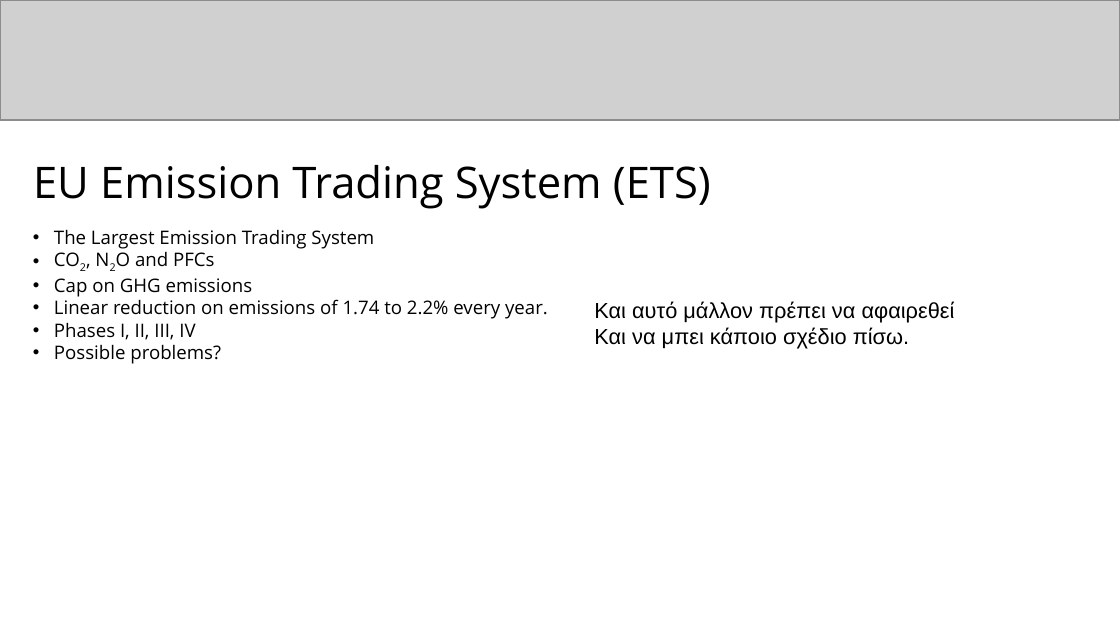
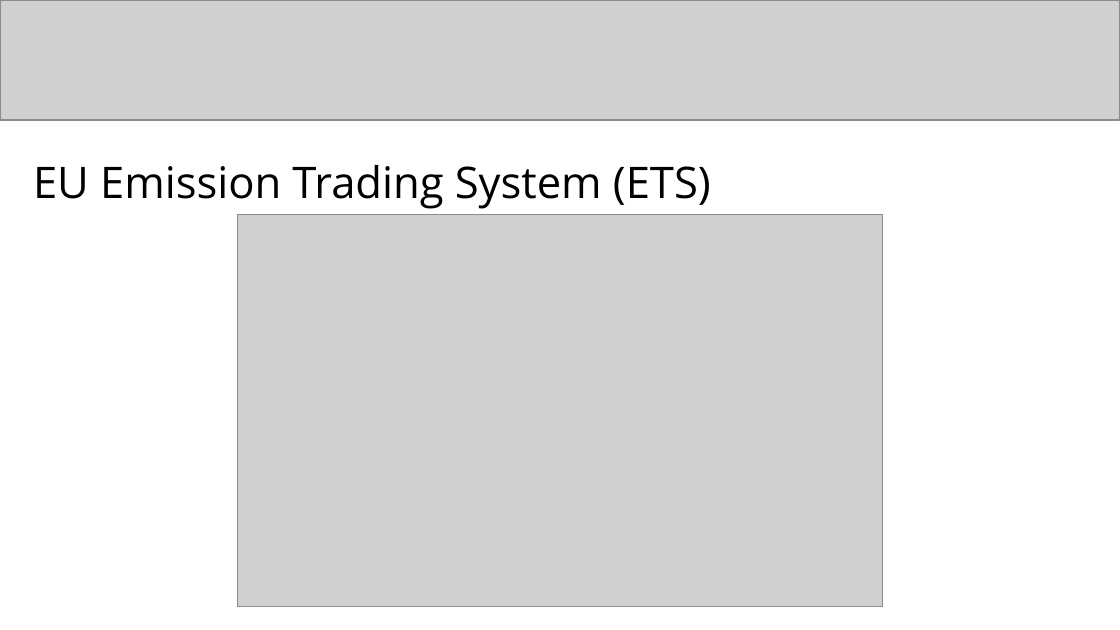
Before and after one commit to kwpap/Diplomatiki_kwpap_step_1, a slide deck: slide 2 of 4σέλιδο/Παρουσίαση/cest2023_demo_draft_v0.pptx. Drawn at 1120x630 pixels with LibreOffice and Linux fonts; fonts in the diff are those of the drawing; grey boxes stand for pictures. Boxes give left, top, right and bottom in pixels: in the first picture for what was removed or moved away, otherwise in the second. Text is boxed around its words. In the diff, an @@ line names an element or a change of style, - is before the commit and + after.

```diff
--- a/4σέλιδο/Παρουσίαση/cest2023_demo_draft_v0.pptx
+++ b/4σέλιδο/Παρουσίαση/cest2023_demo_draft_v0.pptx
@@ text removed at box(54, 229, 548, 364) @@
-• The Largest Emission Trading System
-• CO2, N2O and PFCs
-• Cap on GHG emissions
-• Linear reduction on emissions of 1.74 to 2.2% every year.
-• Phases I, II, III, IV
-• Possible problems?
@@ picture added at box(237, 215, 883, 607) @@
@@ text removed at box(594, 301, 955, 349) @@
-Και αυτό μάλλον πρέπει να αφαιρεθεί
-Και να μπει κάποιο σχέδιο πίσω.
```
Also in this commit, not shown: 2 other slides changed, 3 slides added, 1 slide removed, 11 other files.
